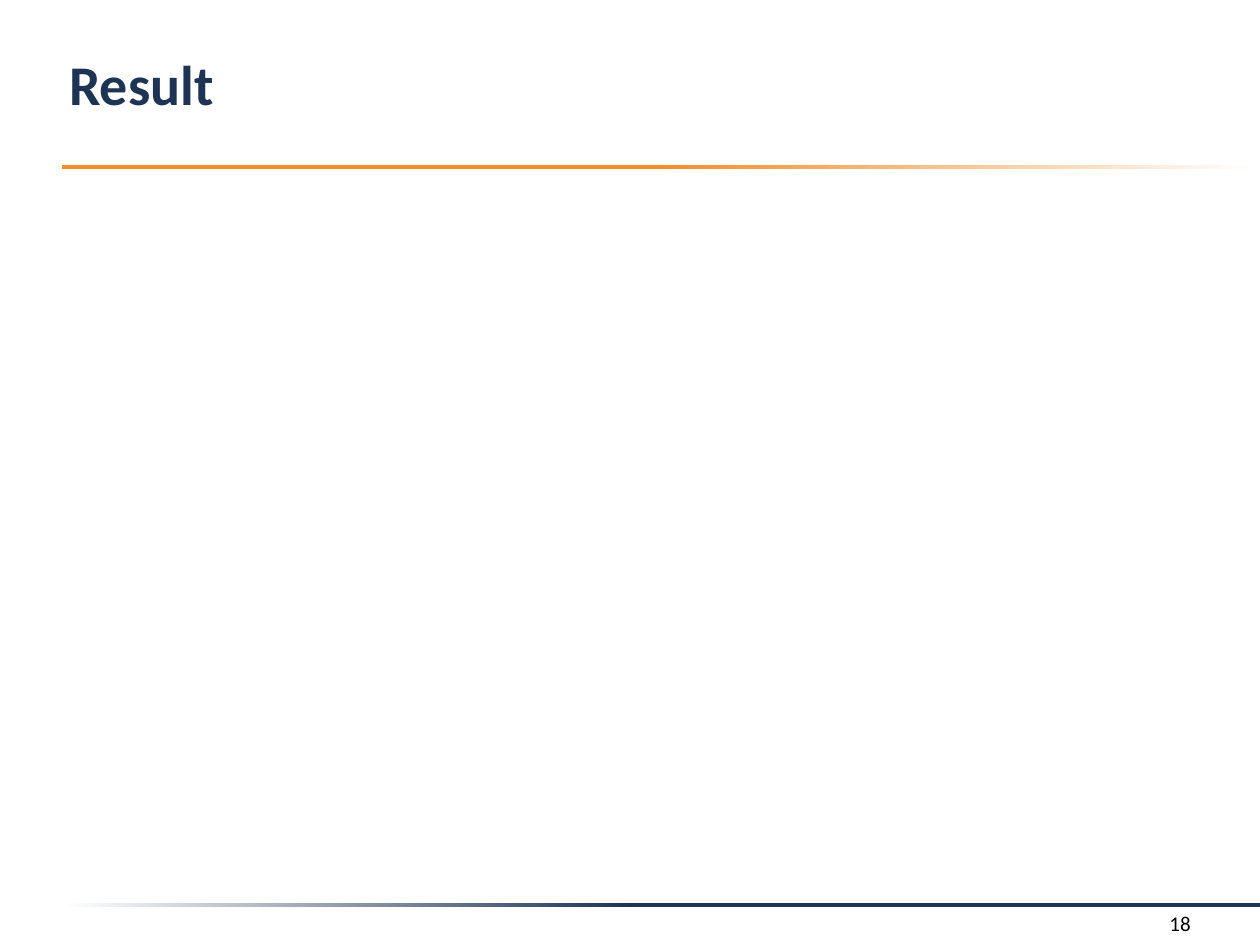
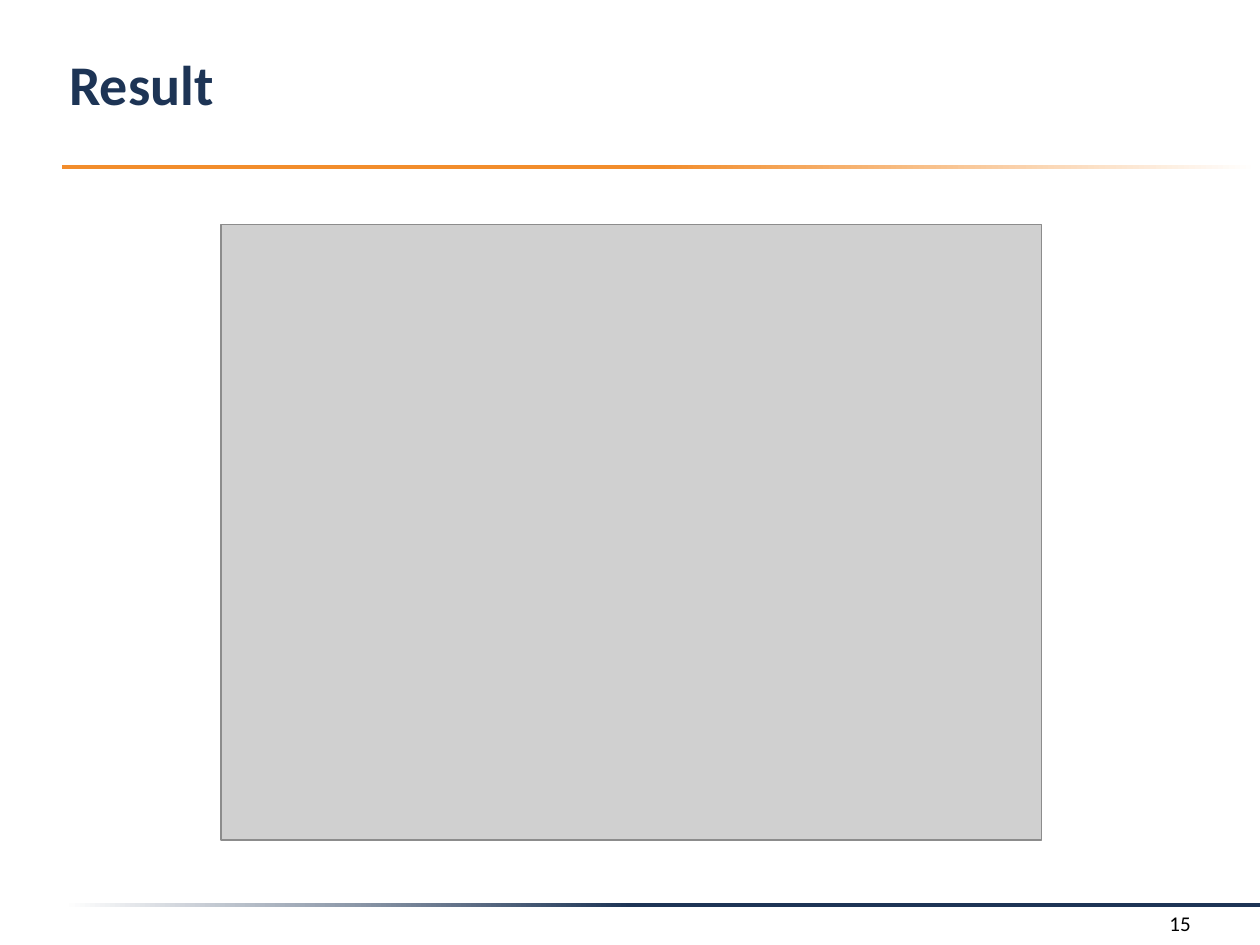
Before and after one commit to f-tischler/FortgeschritteneComputergrafik, a slide deck: slide 15 of Präsentation/presentation.pptx (slide 18 before the commit). Drawn at 1260x945 pixels with LibreOffice and Linux fonts; fonts in the diff are those of the drawing; grey boxes stand for pictures; background and template pictures are left out. Boxes give left, top, right and bottom in pixels: in the first picture for what was removed or moved away, otherwise in the second. Text is boxed around its words. In the diff, an @@ line names an element or a change of style, - is before the commit and + after.

```diff
--- a/Präsentation/presentation.pptx
+++ b/Präsentation/presentation.pptx
@@ picture added at box(222, 224, 1042, 840) @@
@@ page number at box(1169, 917, 1190, 931): text changed @@
-18
+15
```
Also in this commit, not shown: 12 other slides changed, 2 slides added, 5 slides removed, 4 other files.
